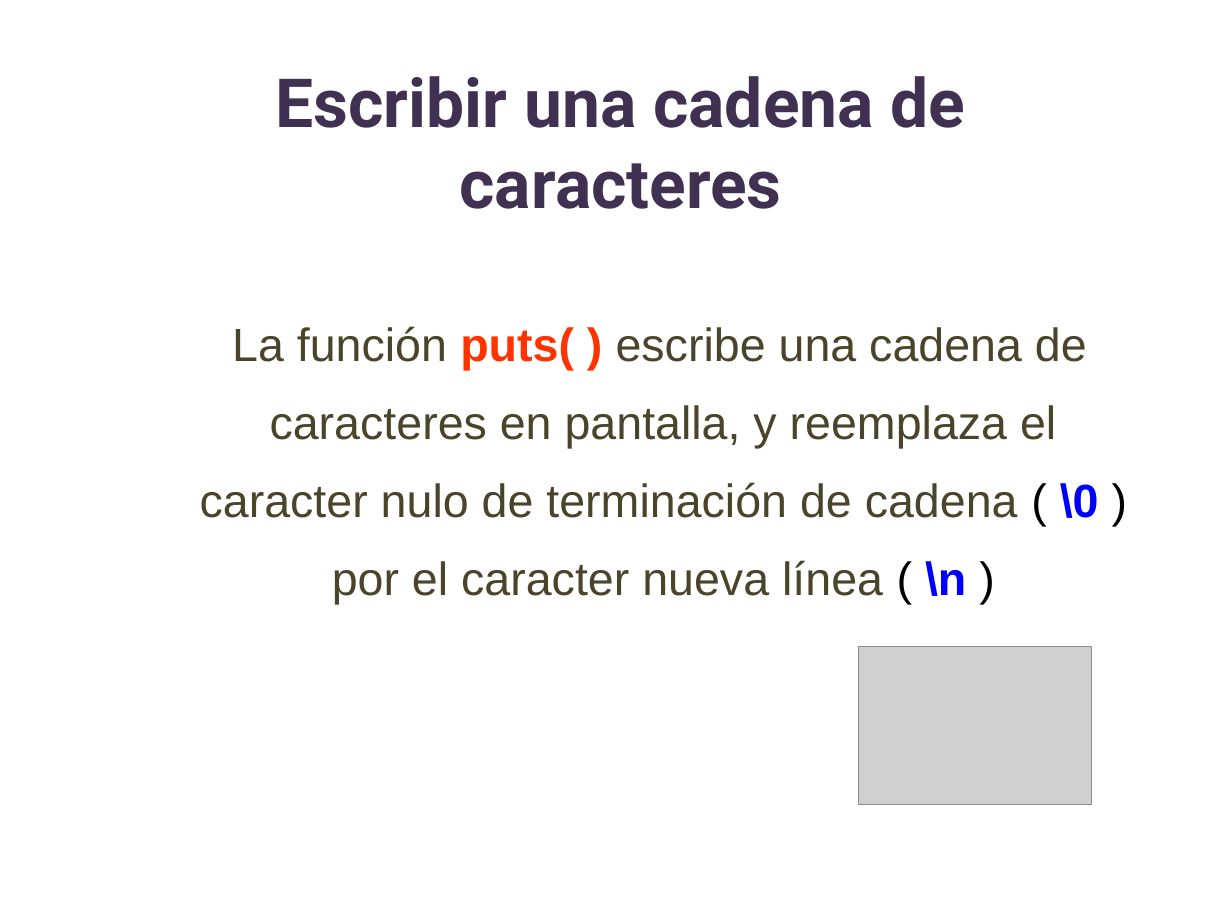
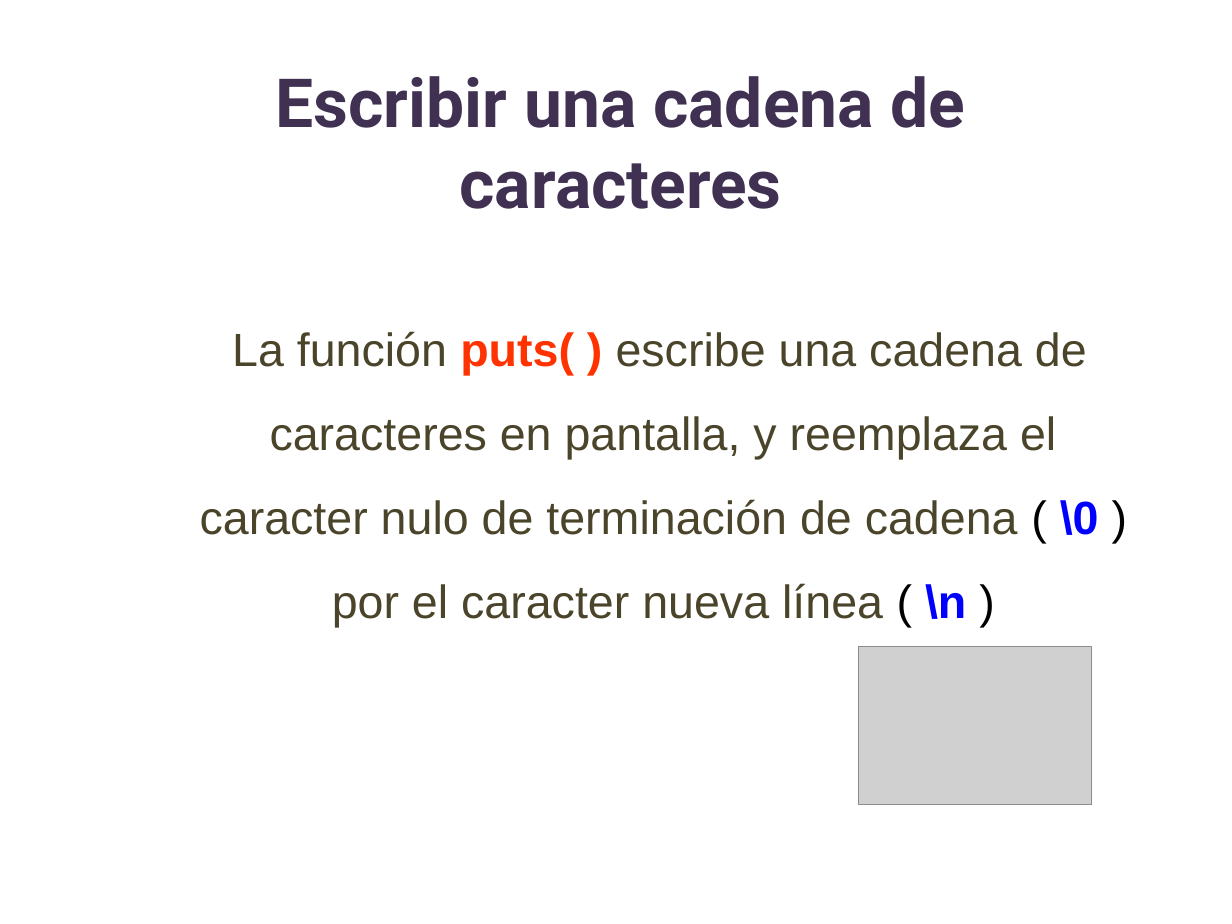
Before and after one commit to lizetheP/SolucionProblemas, a slide deck: slide 10 of CalendarioAgo20/Presentaciones/12_Cadenas.pptx. Drawn at 1232x924 pixels with LibreOffice and Linux fonts; fonts in the diff are those of the drawing; grey boxes stand for pictures. Boxes give left, top, right and bottom in pixels: in the first picture for what was removed or moved away, otherwise in the second. Text is boxed around its words. In the diff, an @@ line names an element or a change of style, - is before the commit and + after.

```diff
--- a/CalendarioAgo20/Presentaciones/12_Cadenas.pptx
+++ b/CalendarioAgo20/Presentaciones/12_Cadenas.pptx
@@ text "La función puts( ) escribe ..." at <box>200,331,1099,627</box>: line spacing 1.4 to 1.5 @@
```
Also in this commit, not shown: 7 other slides changed.
